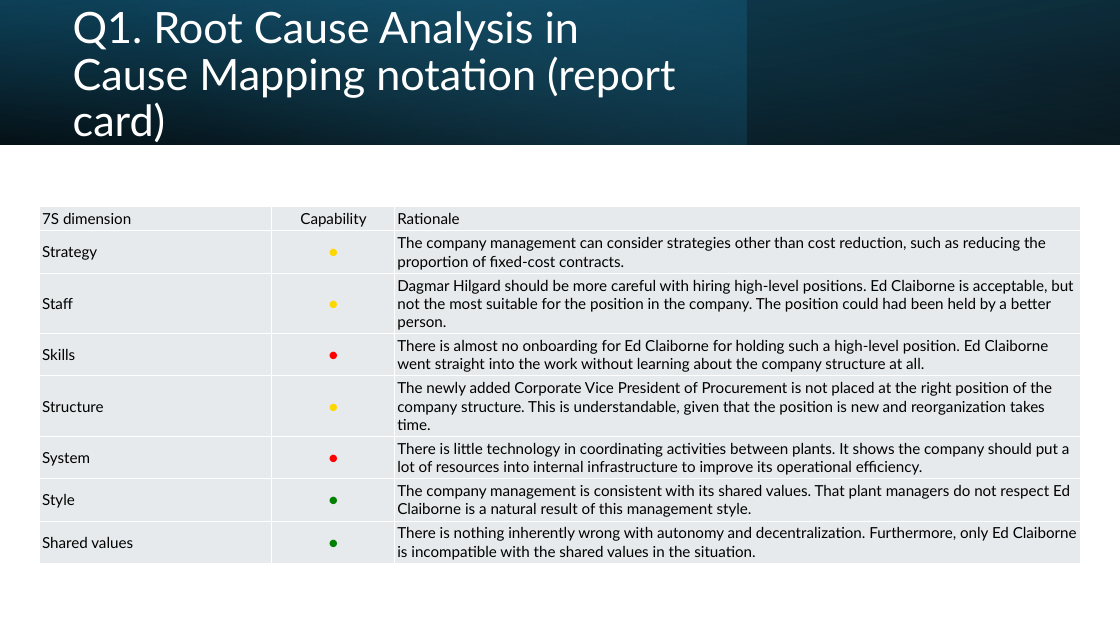
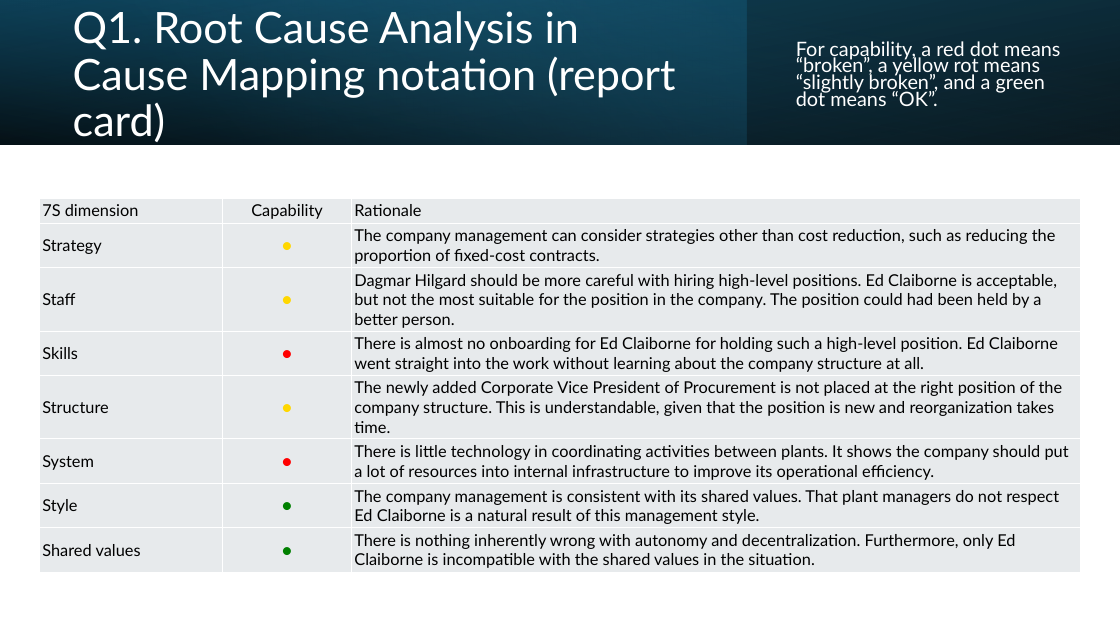
Before and after one commit to polyipseity/information, a slide deck: slide 3 of special/academia/HKUST/TEMG 3950/assignment W11/W11 Organizational Analysis (DRW).pptx. Drawn at 1120x630 pixels with LibreOffice and Linux fonts; fonts in the diff are those of the drawing. Boxes give left, top, right and bottom in pixels: in the first picture for what was removed or moved away, otherwise in the second. Text is boxed around its words. In the diff, an @@ line names an element or a change of style, - is before the commit and + after.

```diff
--- a/special/academia/HKUST/TEMG 3950/assignment W11/W11 Organizational Analysis (DRW).pptx
+++ b/special/academia/HKUST/TEMG 3950/assignment W11/W11 Organizational Analysis (DRW).pptx
@@ text added at (x1=796, y1=41, x2=1060, y2=106), 17 pt, text #FFFFFF @@
+For capability, a red dot means “broken”, a yellow rot means “slightly broken”, and a green dot means “OK”.
@@ table at (x1=39, y1=198, x2=1081, y2=572) @@
@@ size 13 to 14 pt @@
@@ table resized from (x1=39, y1=207, x2=1081, y2=564) to (x1=39, y1=198, x2=1081, y2=572) @@
```
Also in this commit, not shown: 2 other slides changed.
